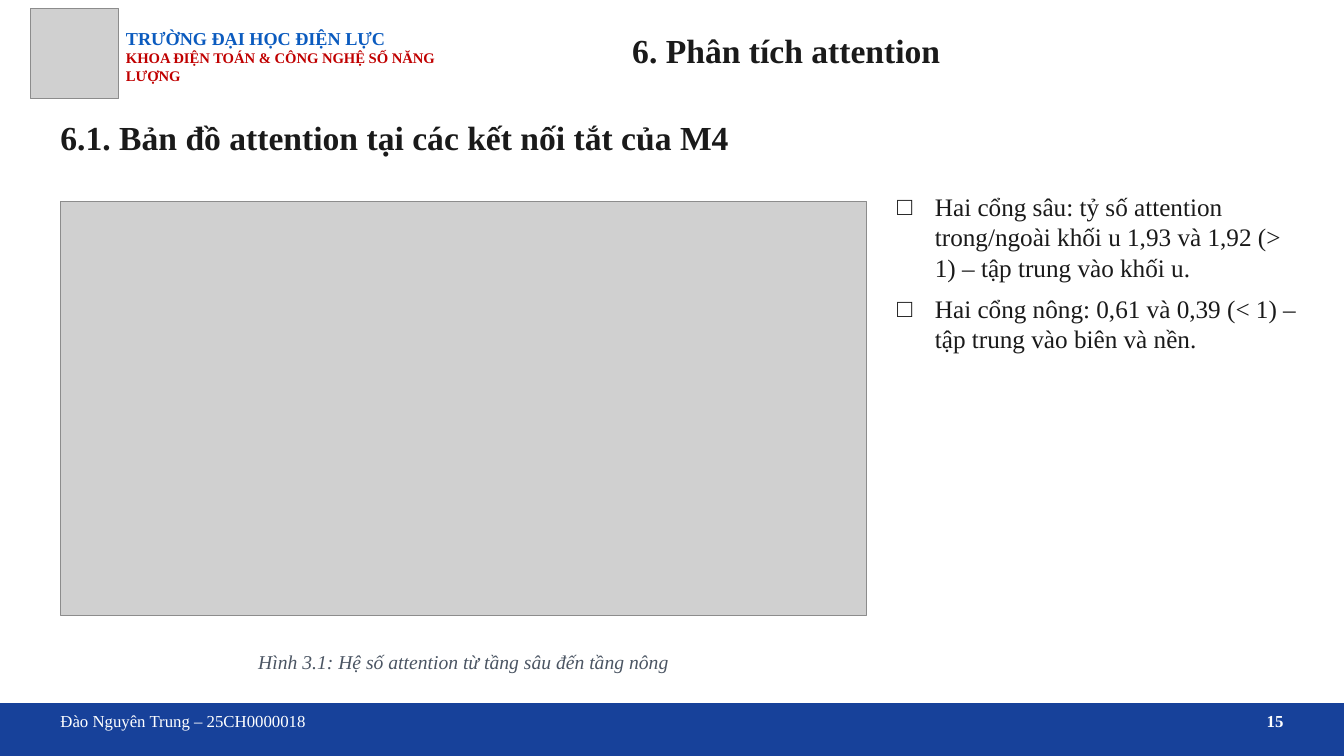
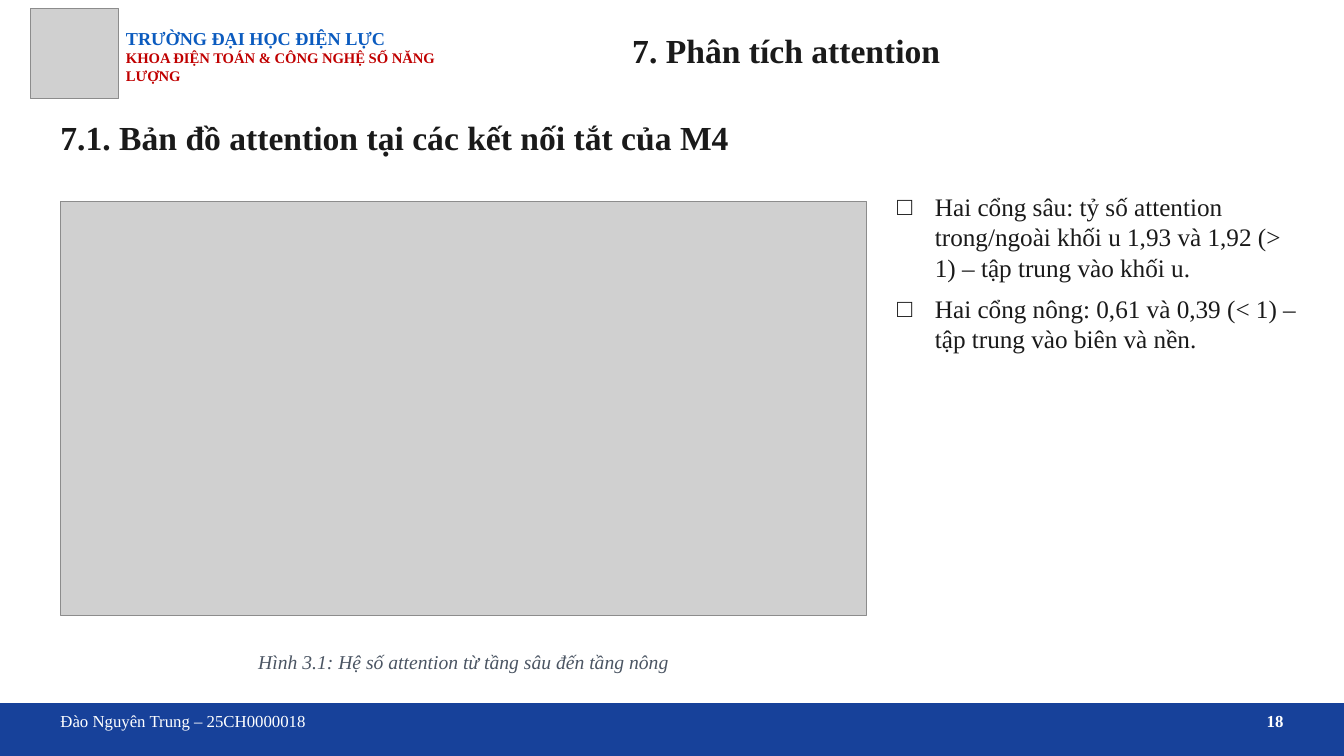
Before and after one commit to trungnguyen107/Medical-image-segmentation-breast-ultrasound-unet-attention, a slide deck: slide 18 of docs/Slide_bao_cao_DATN_U-Net_Attention.pptx (slide 15 before the commit). Drawn at 1344x756 pixels with LibreOffice and Linux fonts; fonts in the diff are those of the drawing; grey boxes stand for pictures; background and template pictures are left out. Boxes give left, top, right and bottom in pixels: in the first picture for what was removed or moved away, otherwise in the second. Text is boxed around its words. In the diff, an @@ line names an element or a change of style, - is before the commit and + after.

```diff
--- a/docs/Slide_bao_cao_DATN_U-Net_Attention.pptx
+++ b/docs/Slide_bao_cao_DATN_U-Net_Attention.pptx
@@ text at <box>632,39,940,64</box>: text changed @@
-6. Phân tích attention
+7. Phân tích attention
@@ text at <box>60,125,729,156</box>: text changed @@
-6.1. Bản đồ attention tại các kết nối tắt của M4
+7.1. Bản đồ attention tại các kết nối tắt của M4
@@ text at <box>1267,716,1284,727</box>: text changed @@
-15
+18
```
Also in this commit, not shown: 13 other slides changed, 4 slides added, 19 other files.
